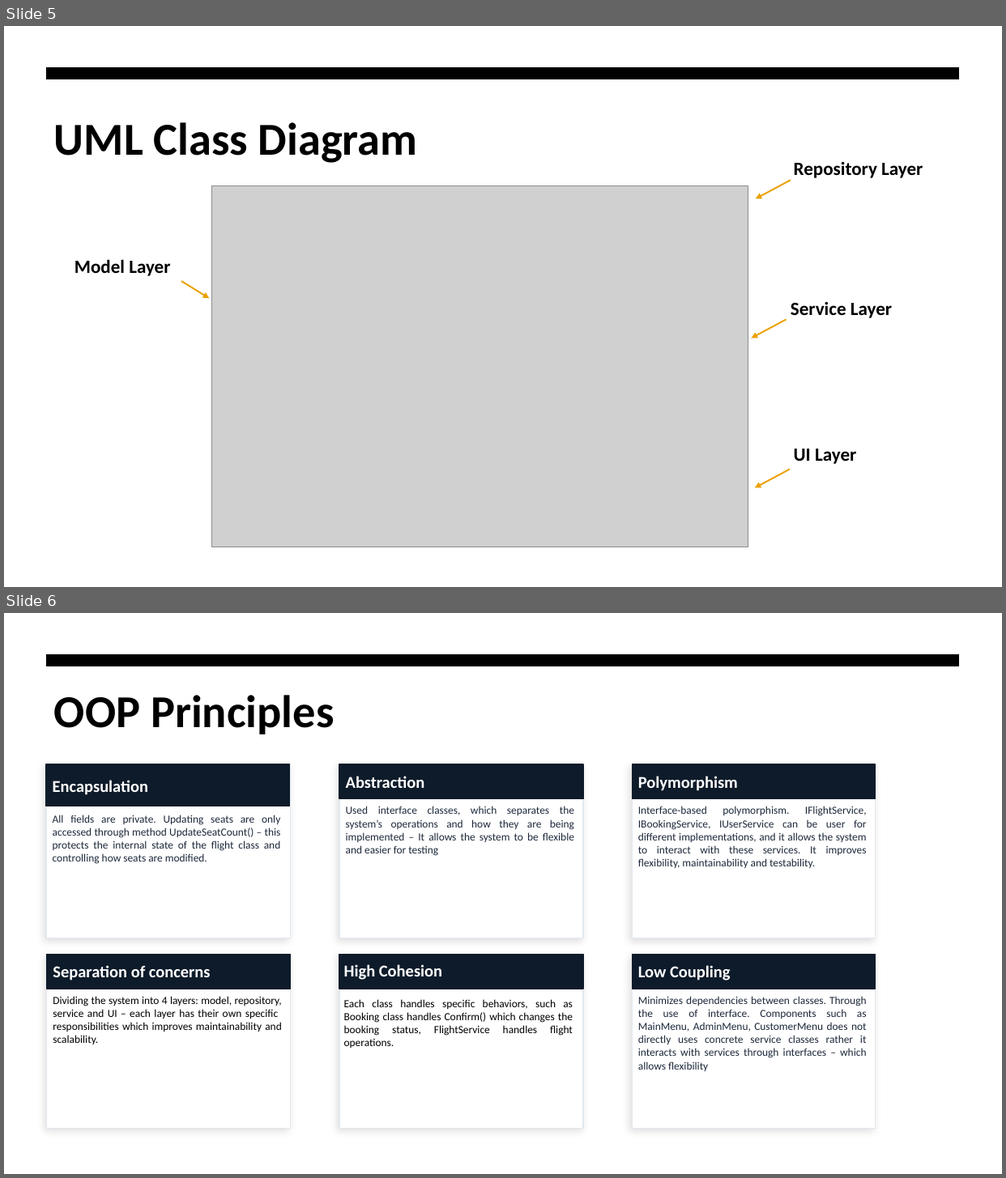
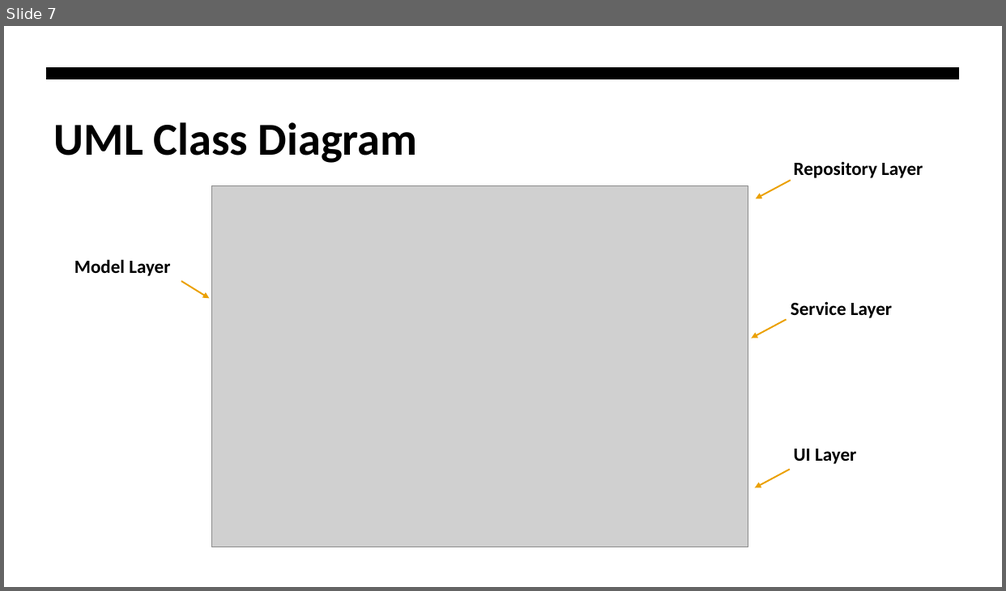
Before and after one commit to Ianieee36/ENSE706_Project, a slide deck: FBS_Presentation.pptx. Shown one above the other, each under a label of ours: slides 5 and 6 before the commit, slide 7 after it. The pictures are 1006x1178 and 1006x591 pixels, drawn with LibreOffice and Linux fonts; fonts in the diff are those of the drawing; grey boxes stand for pictures. Boxes give left, top, right and bottom in pixels: in the first picture for what was removed or moved away, otherwise in the second. Text is boxed around its words. In the diff, an @@ line names an element or a change of style, - is before the commit and + after.

```diff
--- a/FBS_Presentation.pptx
+++ b/FBS_Presentation.pptx
@@ slide 6 removed at (4, 613, 1002, 1174), background #FFFFFF; not listed: 1 template element that a slide beside it also shows @@
@@ title removed at (54, 695, 334, 735) @@
-OOP Principles
@@ group removed at (339, 764, 583, 939): 2 rectangles, 2 texts @@
-Abstraction
-Used interface classes, which separates the system’s operations and how they are being implemented – It allows the system to be flexible and easier for testing
@@ group removed at (632, 764, 876, 939): 2 rectangles, 2 texts @@
-Polymorphism
-Interface-based polymorphism. IFlightService, IBookingService, IUserService can be user for different implementations, and it allows the system to interact with these services. It improves flexibility, maintainability and testability.
@@ group removed at (46, 764, 291, 939): 2 rectangles, 2 texts @@
-Encapsulation
-All fields are private. Updating seats are only accessed through method UpdateSeatCount() – this protects the internal state of the flight class and controlling how seats are modified.
@@ group removed at (47, 954, 291, 1129): 2 rectangles, 2 texts @@
-Separation of concerns
-Dividing the system into 4 layers: model, repository, service and UI – each layer has their own specific responsibilities which improves maintainability and scalability.
@@ group removed at (339, 954, 583, 1128): 2 rectangles, 2 texts @@
-High Cohesion
-Each class handles specific behaviors, such as Booking class handles Confirm() which changes the booking status, FlightService handles flight operations.
@@ group removed at (632, 954, 876, 1129): 2 rectangles, 2 texts @@
-Low Coupling
-Minimizes dependencies between classes. Through the use of interface. Components such as MainMenu, AdminMenu, CustomerMenu does not directly uses concrete service classes rather it interacts with services through interfaces – which allows flexibility
@@ what was slide 5 is now slide 7 @@
```
Also in this commit, not shown: 3 other slides changed, 5 slides added, 2 other slides removed, 1 other file.
